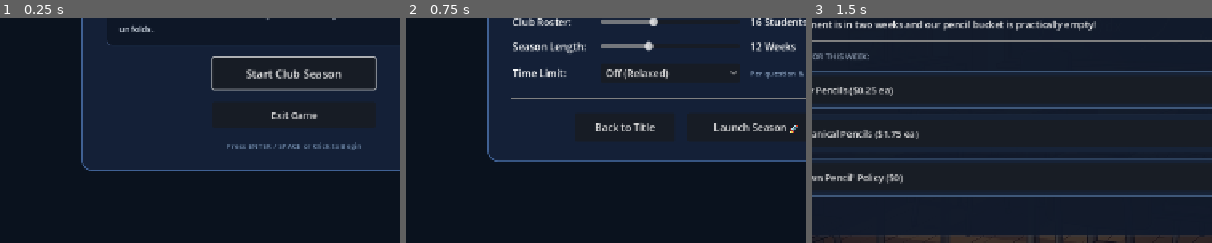
Above: before the commit, frames 1-3 (left to right).
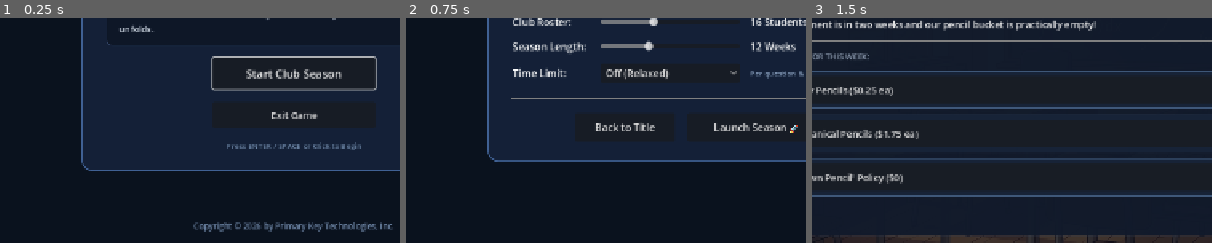
Above: after the commit, the same moments.

Repository: primarykeytech/club-budget-the-game-godot
Game: Godot game, scene res://scenes/main.tscn
Same seed, same stepped clock (60 frames per second), same inputs: the game is played once before the commit and once after it.
Inputs:
- Up to frame 1 (0.25 s): no input
- Up to frame 2 (0.75 s): click "Start Club Season" at 0.5 s
- Up to frame 3 (1.5 s): click "Launch Season 🚀" at 1.25 s
The pictures show only the part of the screen within x 13-63%, y 50-100%; the shares and areas given below are measured in that part.

The runs differ from the first frame. In frame 1, 1.0% of the frame differs, in the area x 48-98%, y 90-96%; in frame 2, nothing differs; in frame 3, nothing differs.

Commit message:
feat: add copyright notice to start screen

Diff:
--- a/scenes/ui/title_screen.tscn
+++ b/scenes/ui/title_screen.tscn
@@ -124,3 +124,18 @@
 theme_override_font_sizes/font_size = 12
 text = "Press ENTER / SPACE or Click to Begin"
 horizontal_alignment = 1
+
+[node name="CopyrightLabel" type="Label" parent="."]
+layout_mode = 1
+anchors_preset = 12
+anchor_top = 1.0
+anchor_right = 1.0
+anchor_bottom = 1.0
+offset_top = -36.0
+offset_bottom = -12.0
+grow_horizontal = 2
+grow_vertical = 0
+theme_override_colors/font_color = Color(0.45098, 0.54902, 0.678431, 1)
+theme_override_font_sizes/font_size = 13
+text = "Copyright © 2026 by Primary Key Technologies, Inc."
+horizontal_alignment = 1
--- a/scripts/ui/title_screen.gd
+++ b/scripts/ui/title_screen.gd
@@ -6,6 +6,7 @@
 
 @onready var start_btn: Button = $CenterContainer/Card/VBox/StartButton
 @onready var exit_btn: Button = $CenterContainer/Card/VBox/ExitButton
+@onready var copyright_label: Label = $CopyrightLabel
 
 func _ready() -> void:
 	start_btn.pressed.connect(func(): start_pressed.emit())
--- a/tests/test_ui_flow.gd
+++ b/tests/test_ui_flow.gd
@@ -20,6 +20,7 @@
 	run_test("test_hud_restart_button_and_confirmation", test_hud_restart_button_and_confirmation)
 	run_test("test_hud_exit_button_and_confirmation", test_hud_exit_button_and_confirmation)
 	run_test("test_title_screen_exit_button", test_title_screen_exit_button)
+	run_test("test_title_screen_copyright_label", test_title_screen_copyright_label)
 
 	print("========================================")
 	print("Results: %d Passed, %d Failed" % [passed_count, failed_count])
@@ -321,3 +322,17 @@
 
 	controller.queue_free()
 	return ""
+
+func test_title_screen_copyright_label() -> String:
+	var controller := _create_game_controller()
+	if not controller.title_screen.copyright_label.visible:
+		controller.queue_free()
+		return "Expected title screen copyright label to be visible"
+
+	var text: String = controller.title_screen.copyright_label.text
+	if text != "Copyright © 2026 by Primary Key Technologies, Inc.":
+		controller.queue_free()
+		return "Expected copyright text 'Copyright © 2026 by Primary Key Technologies, Inc.', got '%s'" % text
+
+	controller.queue_free()
+	return ""
Not shown: 1 places in scenes/ui/modals/confirm_modal.tscn that only renumber resources
